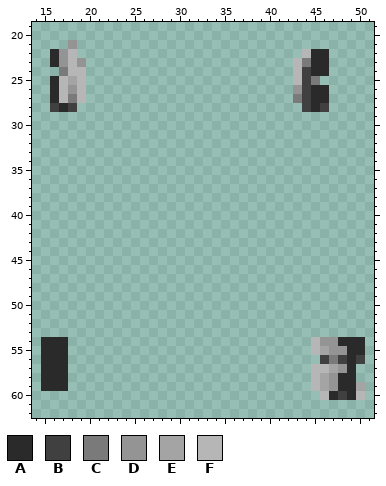
Pixel-art sprite, stored at Resources/Textures/SimpleStation14/Mobs/Species/IPC/parts.rsi/l_leg.png. Above: the version before the commit.
The file is 64x64 pixels. Colours within 5 levels of each other are drawn and written as one. Shown: x 14..51, y 19..62.
Palette (. is transparent): A #2a2a2a  B #404040  C #7a7a7a  D #949494  E #a4a4a4  F #b6b6b6
Pixels before, first column x 15:
21 ...D................................
22 .ADF.........................FAA....
23 .ADFD.......................FCAA....
24 ..CFF.......................FBAA....
25 .AFEF.......................FBC.....
26 .AFDF.......................DBAA....
27 .AFCF.......................CBAA....
28 .BAB.........................BAB....
29 ....................................
30 ....................................
31 ....................................
32 ....................................
33 ....................................
34 ....................................
35 ....................................
36 ....................................
37 ....................................
38 ....................................
39 ....................................
40 ....................................
41 ....................................
42 ....................................
43 ....................................
44 ....................................
45 ....................................
46 ....................................
47 ....................................
48 ....................................
49 ....................................
50 ....................................
51 ....................................
52 ....................................
53 ....................................
54 AAA...........................FDDAAA
55 AAA...........................FEDDAA
56 AAA............................BCBAB
57 AAA...........................FFEDA.
58 AAA...........................FEDAA.
59 AAA...........................FEDAAE
60 ...............................FABAF
The same view after the edit:
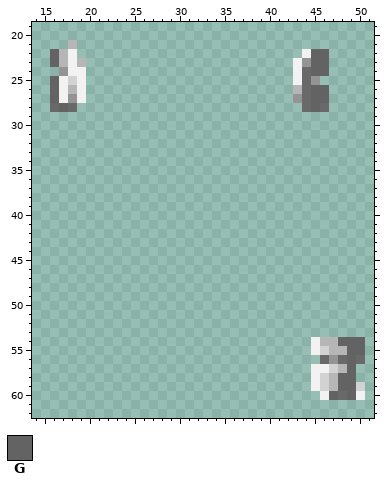
Colours new in this view: G #636363
What changed:
colour B: #404040 -> #696969
colour C: #7a7a7a -> #949494
colour D: #949494 -> #b6b6b6
colour E: #a4a4a4 -> #d2d2d2
colour F: #b6b6b6 -> #f2f2f2
Changed rows in their new state; - is a pixel that keeps its letter.
first column x 16:
22 G----------------------------GG
23 G----------------------------GG
24 -----------------------------GG
25 G------------------------------
26 G----------------------------GG
27 G----------------------------GG
28 -G---------------------------G-
first column x 15:
54 ...------------------------------GGG
55 ...-------------------------------GG
56 ...-------------------------------G-
57 ...-------------------------------G-
58 ...------------------------------GG-
59 ...------------------------------GG-
60 --------------------------------G-G-
Boxes around the changes in both pictures, in picture pixels (x1, y1, x2, y2):
changed: (50, 40, 86, 112)
changed: (293, 49, 329, 112)
erased: (41, 337, 68, 391)
changed: (311, 337, 365, 400)
